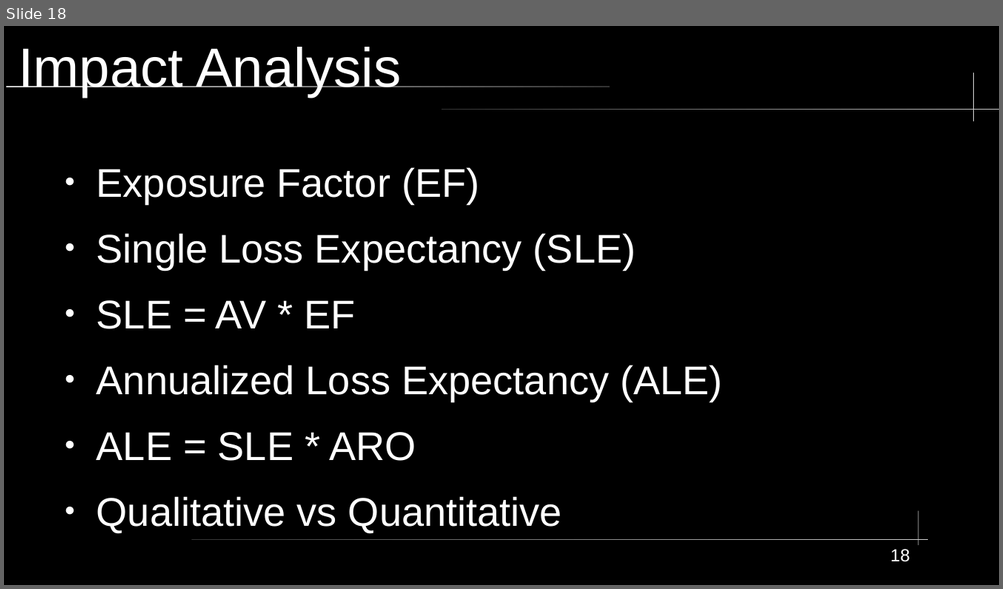
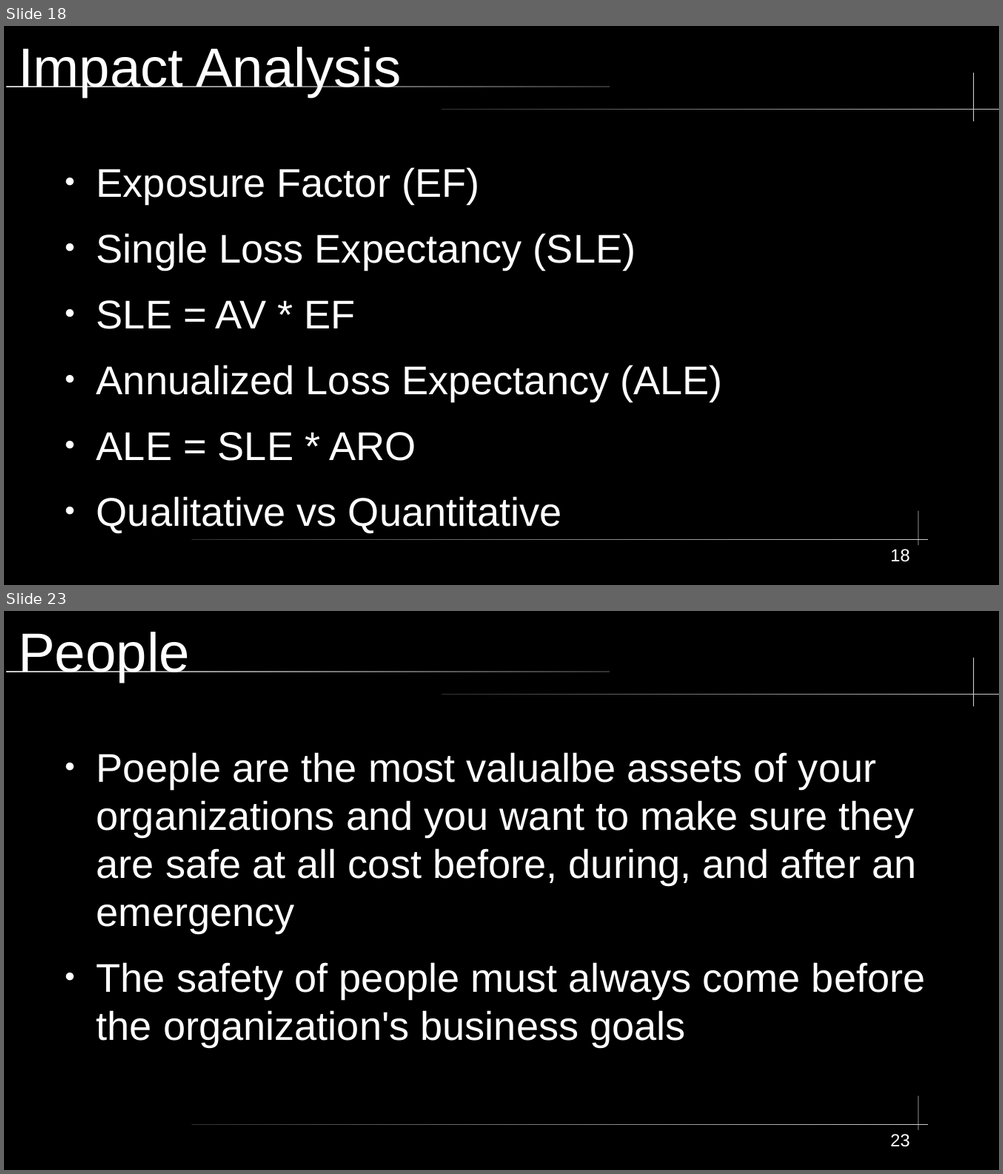
Before and after one commit to City-Colleges-of-Chicago-Cybersecurity/COMPSFI-214, a slide deck: 2026/Spring/powerpoints/Chapter-03-2.odp. Shown one above the other, each under a label of ours: slide 18 before the commit, slides 18 and 23 after it; the slides between them are not shown. The pictures are 1003x589 and 1003x1174 pixels, drawn with LibreOffice and Linux fonts; fonts in the diff are those of the drawing. Boxes give left, top, right and bottom in pixels: in the first picture for what was removed or moved away, otherwise in the second. Text is boxed around its words. In the diff, an @@ line names an element or a change of style, - is before the commit and + after.

```diff
--- a/2026/Spring/powerpoints/Chapter-03-2.odp
+++ b/2026/Spring/powerpoints/Chapter-03-2.odp
@@ slide 23 added at [4, 611, 999, 1170], background #000000; not listed: 5 template elements that a slide beside it also shows @@
@@ title added at [18, 632, 190, 682], 44 pt, text #FFFFFF @@
+People
@@ text added at [96, 752, 925, 1047], 32 pt, text #FFFFFF @@
+● Poeple are the most valualbe assets of your organizations and you want to make sure they are safe at all cost before, during, and after an emergency
+● The safety of people must always come before the organization's business goals
@@ page number added at [890, 1134, 909, 1147], 14 pt, text #FFFFFF @@
+23
```
Also in this commit, not shown: 1 slide changed, 4 other slides added, 1 other file.
